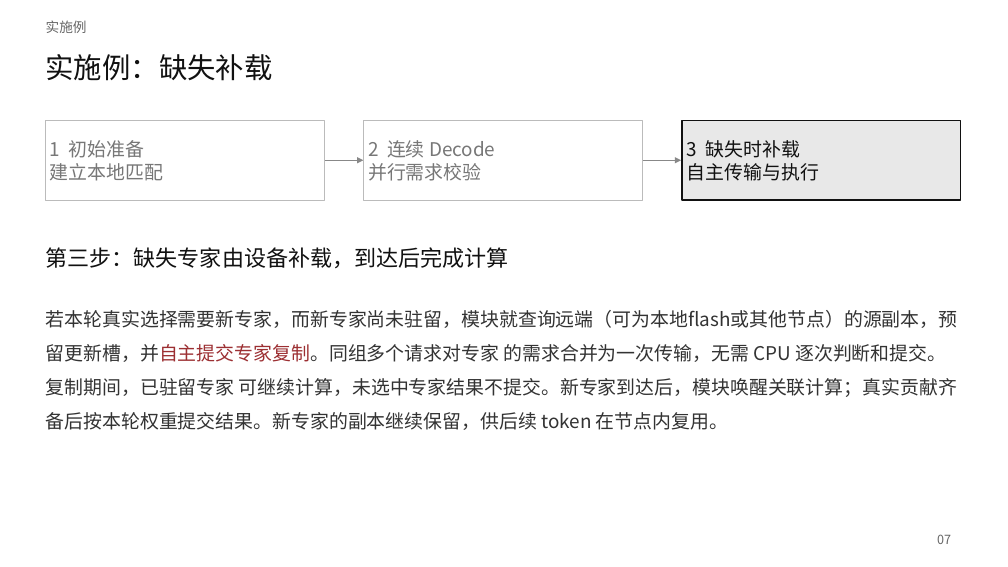
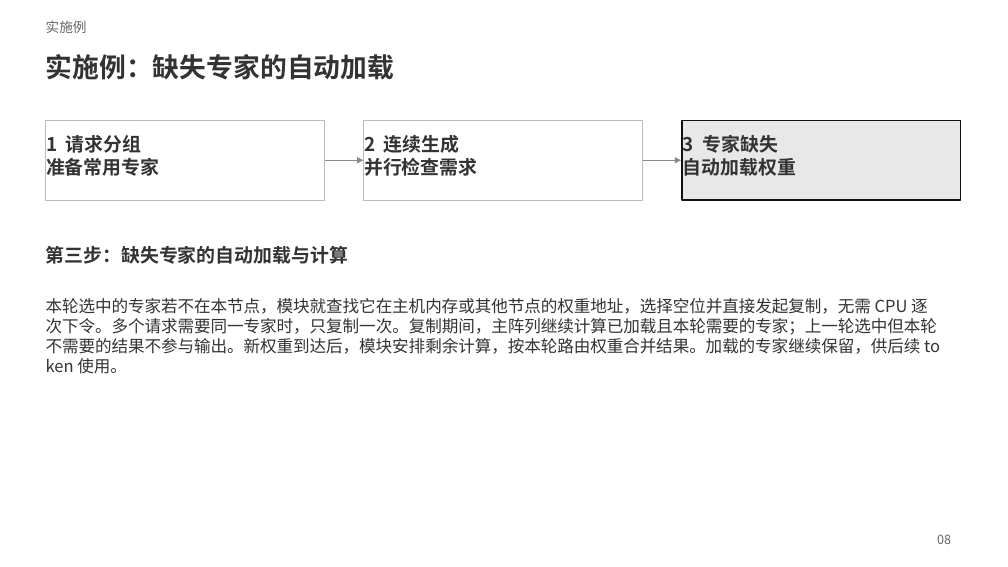
Before and after one commit to Frandium/kv_cache, a slide deck: slide 8 of main_swapmoe/patents/ppt/MoE解码专家驻留与自主补载.pptx (slide 7 before the commit). Drawn at 1008x567 pixels with LibreOffice and Linux fonts; fonts in the diff are those of the drawing. Boxes give left, top, right and bottom in pixels: in the first picture for what was removed or moved away, otherwise in the second. Text is boxed around its words. In the diff, an @@ line names an element or a change of style, - is before the commit and + after.

```diff
--- a/main_swapmoe/patents/ppt/MoE解码专家驻留与自主补载.pptx
+++ b/main_swapmoe/patents/ppt/MoE解码专家驻留与自主补载.pptx
@@ text at [46,54,395,80]: text changed; size 27 to 25.5 pt; font Noto Sans CJK SC to Noto Sans CJK JP; text colour #111111 to #333333; bold on @@
-实施例：缺失补载
+实施例：缺失专家的自动加载
@@ vertical alignment middle to top in 3 elements at [364,135,477,176], [683,135,796,176], [46,135,159,176] @@
@@ text at [46,135,159,176]: text changed; font Noto Sans CJK SC to Noto Sans CJK JP; text colour #777777 to #333333; bold on @@
-1 初始准备
-建立本地匹配
+1 请求分组
+准备常用专家
@@ text at [364,135,477,176]: text changed; font Noto Sans CJK SC to Noto Sans CJK JP; text colour #777777 to #333333; bold on @@
-2 连续 Decode
-并行需求校验
+2 连续生成
+并行检查需求
@@ text at [683,135,796,176]: text changed; font Noto Sans CJK SC to Noto Sans CJK JP; text colour #111111 to #333333; bold on @@
-3 缺失时补载
-自主传输与执行
+3 专家缺失
+自动加载权重
@@ text at [46,246,348,264]: text changed; size 21 to 18 pt; font Noto Sans CJK SC to Noto Sans CJK JP; text colour #111111 to #333333; bold on @@
-第三步：缺失专家由设备补载，到达后完成计算
+第三步：缺失专家的自动加载与计算
@@ text at [46,298,940,374]: text changed; size 18 to 15.8 pt; font Noto Sans CJK SC to Noto Sans CJK JP @@
-若本轮真实选择需要新专家，而新专家尚未驻留，模块就查询远端（可为本地flash或其他节点）的源副本，预留更新槽，并自主提交专家复制。同组多个请求对专家 的需求合并为一次传输，无需 CPU 逐次判断和提交。
-复制期间，已驻留专家 可继续计算，未选中专家结果不提交。新专家到达后，模块唤醒关联计算；真实贡献齐备后按本轮权重提交结果。新专家的副本继续保留，供后续 token 在节点内复用。
+本轮选中的专家若不在本节点，模块就查找它在主机内存或其他节点的权重地址，选择空位并直接发起复制，无需 CPU 逐
+次下令。多个请求需要同一专家时，只复制一次。复制期间，主阵列继续计算已加载且本轮需要的专家；上一轮选中但本轮
+不需要的结果不参与输出。新权重到达后，模块安排剩余计算，按本轮路由权重合并结果。加载的专家继续保留，供后续 to
+ken 使用。
@@ text at [937,534,951,544]: text changed @@
-07
+08
```
Also in this commit, not shown: 14 other slides changed, 1 slide added, 2 other files.
